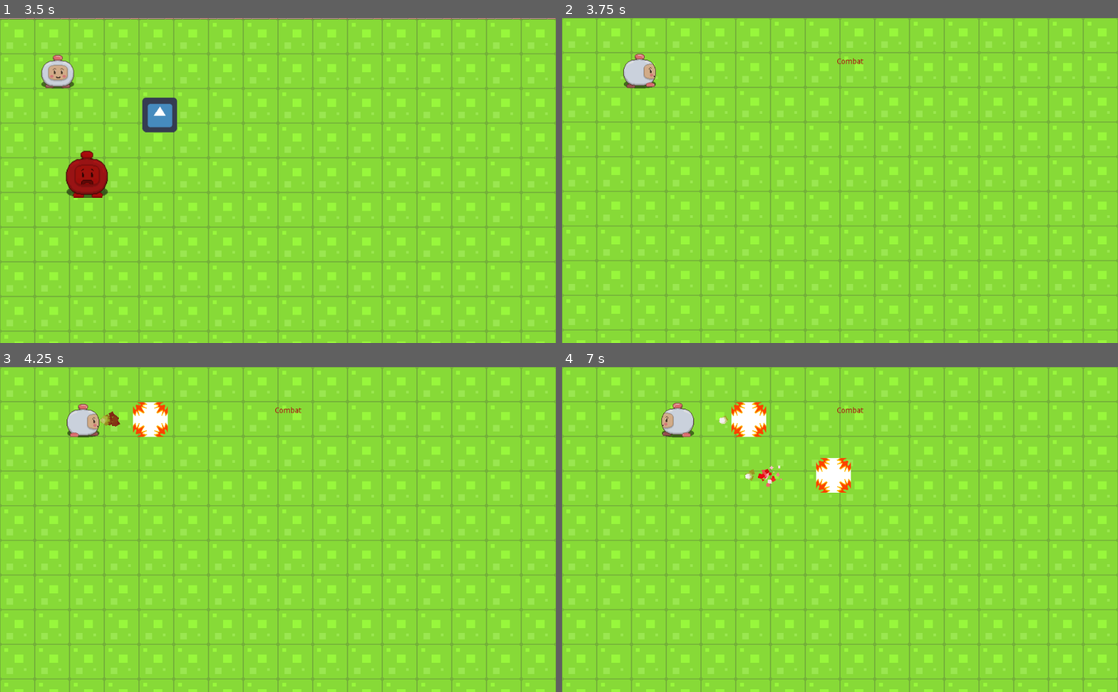
Above: before the commit, frames 1-4 (two rows, left to right).
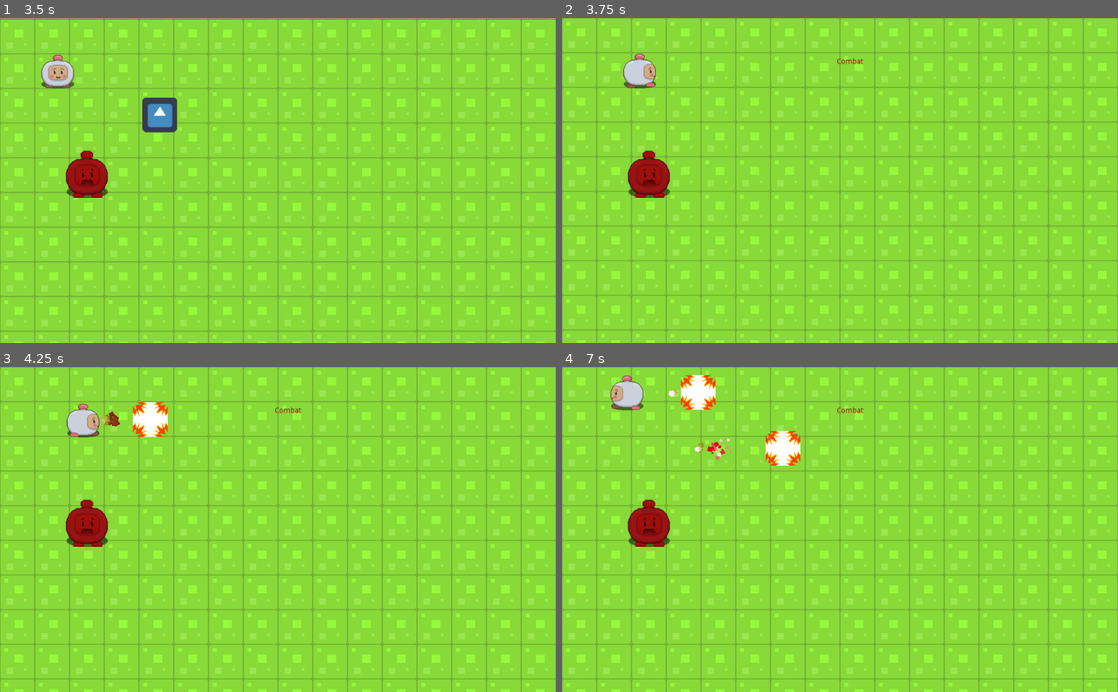
Above: after the commit, the same moments.

Repository: Jairard/JeuMaths
Game: Godot game, scene res://map/Start.tscn
Same seed, same stepped clock (60 frames per second), same inputs: the game is played once before the commit and once after it. The engine's default icon, where the game draws it, is replaced by a stand-in: a white triangle on a blue panel in a dark square.
Inputs (mouse positions are in pixels of both pictures, inside the frame that each line leads up to):
- Up to frame 1 (3.5 s): click "Sign In" at 0.5 s; click (172, 180) at 1.27 s; type "12" at 1.35 s; click (172, 216) at 1.5 s; type "12" at 1.58 s; click (172, 148) at 1.73 s; type "12" at 1.82 s; click "Sign In" at 2 s; click "Jouer" at 2.75 s
- Up to frame 2 (3.75 s): tap Enter (ui_accept) at 3.5 s; hold Right (ui_right) from 3.53 s (still down)
- Up to frame 3 (4.25 s): keep holding Right (ui_right); tap Enter (ui_accept) at 3.77 s
- Up to frame 4 (7 s): release Right (ui_right) at 4.28 s; hold Down (ui_down) 4.28-5.03 s; tap Enter (ui_accept) at 4.52, 6.02, 6.77 s; hold Right (ui_right) 5.03-5.78 s; hold Up (ui_up) 5.78-6.53 s; hold Left (ui_left) from 6.53 s (still down)

Frame 1 is identical in both runs. In frame 2, 0.9% of the frame differs, in the area x 11-20%, y 40-56%; in frame 3, 0.9%; in frame 4, 4.7%, in the area x 8-52%, y 2-56%.

Commit message:
xp, inventaire... dans hero

Diff:
--- a/coin.gd
+++ b/coin.gd
@@ -1,19 +1,15 @@
 extends Node2D
-# warning-ignore:unused_signal
+
 signal loot(valeur)
 
 enum type_loot {Armure, Piece_or}
-# warning-ignore:unused_class_variable
+
 export(type_loot) var loot_type
 
-var inventaire = [null,null]
-#onready var armure = inventaire[0]
-#onready var piece_dor = inventaire[1]
 
 func _ready():
 	print("555555555555555555555555")
-# warning-ignore:return_value_discarded
-	self.connect("loot", get_parent(), "recup_loot")
+	self.connect("loot", get_parent().get_node("hero"), "recup_loot")
 
 #func _process(delta):
 #	pass
@@ -23,14 +19,4 @@
 	print("touché")
 	print("loot : " + str(loot_type))
 	self.emit_signal("loot", loot_type)
-	if loot_type == type_loot.Armure :
-		inventaire[0] = "armure"
-#		armure = "armure"
-#		inventaire[0] = armure
-	if loot_type == type_loot.Piece_or :
-		inventaire[1] = "piece d'or"
-#		piece_dor = "piece d'or"
-#		inventaire[1] = piece_dor
-	print ("inventaire 1 : ", inventaire[0])
-	print ("inventaire 2 : ", inventaire[1])
 	queue_free()
--- a/hero.gd
+++ b/hero.gd
@@ -1,4 +1,11 @@
 extends KinematicBody2D
+
+var xp = 0
+var level = 1
+var pv = 100
+var tresor = 0
+
+var inventaire = [null,null]
 
 onready var sort = preload("res://animation sort.tscn")
 
@@ -58,3 +65,23 @@
 
 
 	velocite = move_and_slide(velocite).normalized()
+
+func recup_loot(valeur):
+	print("item recupere : " + str(valeur))
+	if valeur == 0 :
+		inventaire[0] = "armure"
+	if valeur == 1 :
+		inventaire[1] = "piece d'or"
+	print ("inventaire 1 : ", inventaire[0])
+	print ("inventaire 2 : ", inventaire[1])
+	ennemi_kill(200,200,200)
+
+func ennemi_kill(gain_xp, piece_or, loot):
+	xp += gain_xp
+	tresor += piece_or
+	if xp >= 100 :
+		xp = 0
+		level += 1
+		pv += 10
+
+	print ("Xp : " + str (xp), "  Level : " + str(level), "  Trésor : " + str(tresor), " Loot : " + str(loot), "  Pv : " + str(pv))
--- a/map/map 0.gd
+++ b/map/map 0.gd
@@ -1,16 +1,10 @@
 extends Node2D
-
-var xp = 0
-var level = 1
-# warning-ignore:unused_class_variable
-var pv = 100
-var tresor = 0
 
 
 onready var ennemy = preload("res://ennemy.tscn")
 onready var hero = preload("res://hero.tscn")
 onready var coin = preload("res://coin.tscn")
-#onready var enemi = preload("res://ennemi.tscn")
+
 
 func _ready():
 	charger_intro()
@@ -31,17 +25,3 @@
 func combat(valeur) :
 	if valeur == 0 :
 		var ret = get_tree().change_scene("res://map/map 1.tscn")
-
-func recup_loot(valeur):
-	#print("item recupere : " + str(valeur))
-	ennemi_kill(200,200,200)
-
-func ennemi_kill(gain_xp, piece_or, loot):
-	xp += gain_xp
-	tresor += piece_or
-	if xp >= 100 :
-		xp = 0
-		level += 1
-		pv += 10
-
-	print ("Xp : " + str (xp), "  Level : " + str(level), "  Trésor : " + str(tresor), " Loot : " + str(loot), "  Pv : " + str(pv))
--- a/map/map 1.gd
+++ b/map/map 1.gd
@@ -1,6 +1,7 @@
 extends Node2D
 
 onready var hero = preload("res://hero.tscn")
+onready var ennemy = preload("res://Ennemy.tscn")
 
 
 
@@ -17,3 +18,10 @@
 func spawn() :
 	print ("111111111111111111111111")
 	add_child(hero.instance())
+	add_child(ennemy.instance())
+	re_size()
+
+
+func re_size():
+	print("resize")
+	#ennemy.tscn.resize(100,100,1)
